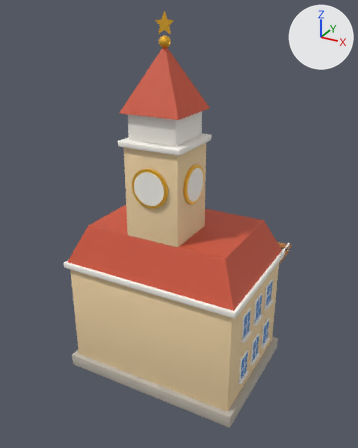
The glTF model assets/skypost/models/postamt.glb, before and after one commit.
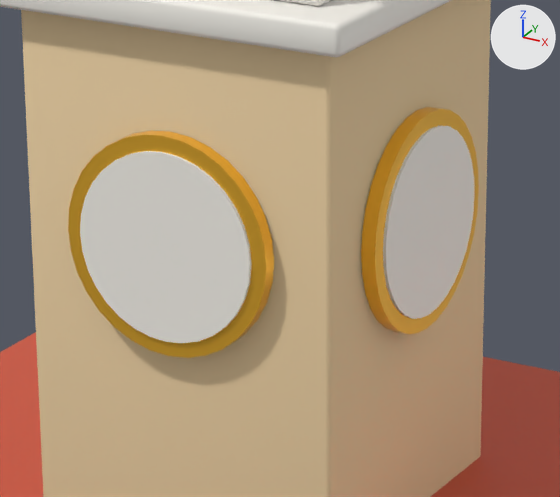
Old and new are each drawn whole from a camera (50 mm lens) standing at (12.91, -23.25, 21.18) and looking at (-2.42, 4.62, 7.25) and again close up on the part from 33% to 61% of the width and 33% to 52% of the height. Lighting does not change. The marker at upper right points along +X, +Y and +Z. The older version's two pictures come first. Objects named as collision shapes, trigger or cutter boxes, shadow casters or lower levels of detail are left out. Where no turn or scale is listed for an object, it has been applied to the vertices. Vertices at exactly the same position are counted once.

Before the edit, the objects in view are built like this:
```python
me_postamt_lod0 = bpy.data.meshes.new('postamt_lod0')
me_postamt_lod0.from_pydata(...)  # 4773 vertices, 8694 faces; spans x -5.5..5.5, y -4.0..17.8, z -2.6..20.9
me_postamt_lod0.materials.append(mat_sp_stone)  # grey #b9b2a6
me_postamt_lod0.materials.append(mat_sp_wall)  # beige #f2d6a8
me_postamt_lod0.materials.append(mat_sp_frame)  # white #fbf8f0
me_postamt_lod0.materials.append(mat_sp_roof)  # red #d0573d
me_postamt_lod0.materials.append(mat_sp_window)  # blue #3a6ea8
me_postamt_lod0.materials.append(mat_sp_wood)  # orange #b87a45
me_postamt_lod0.materials.append(mat_sp_flower)  # red #ff5f7e
me_postamt_lod0.materials.append(mat_sp_leaves)  # green #5fae4a
me_postamt_lod0.materials.append(mat_sp_door)  # brown #7a4a2a
me_postamt_lod0.materials.append(mat_sp_trim)  # blue #2c6fe0
me_postamt_lod0.materials.append(mat_sp_envelope)  # pale yellow #f4ecd8
me_postamt_lod0.materials.append(mat_sp_paper)  # white #fbf7ea
me_postamt_lod0.materials.append(mat_sp_accent)  # orange #ffc23a
me_postamt_lod0.materials.append(mat_sp_white)  # white #f6f2ea
me_postamt_lod0.materials.append(mat_sp_lampwhite)  # beige #fff1c2, glowing beige #fff1c2
ob_postamt_lod0 = bpy.data.objects.new('postamt_lod0', me_postamt_lod0)
ob_postamt_lod0.location = (0.0, 0.0, 0.0)
```
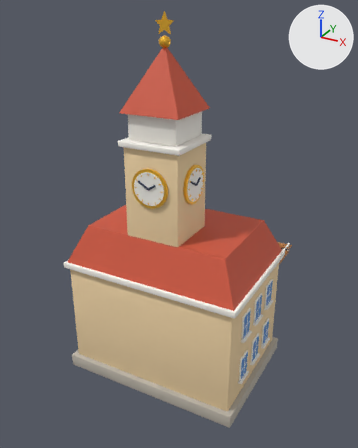
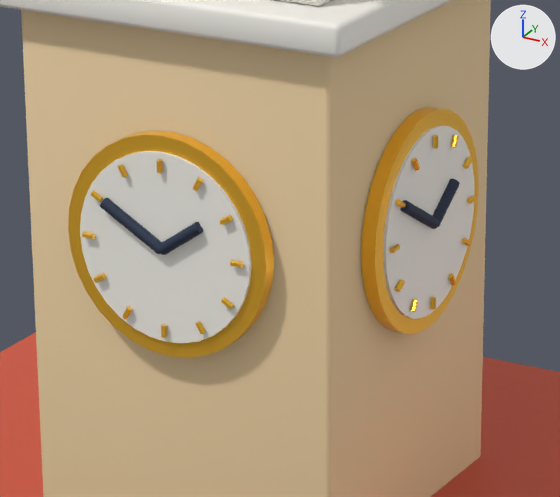
Patch to the scene script:
```diff
--- a/assets/skypost/models/postamt.glb.py
+++ b/assets/skypost/models/postamt.glb.py
@@ me_postamt_lod0 @@
-me_postamt_lod0.from_pydata(...)  # 4773 vertices, 8694 faces; spans x -5.5..5.5, y -4.0..17.8, z -2.6..20.9
+me_postamt_lod0.from_pydata(...)  # 5469 vertices, 9878 faces; spans x -5.5..5.5, y -4.0..17.8, z -2.6..20.9
+# me_postamt_lod0 part 1: a new loose piece, a 6-sided cylinder along z spanning x 1.792..1.848, y -1.224..-1.176, z 13.33..13.44, in mat_sp_accent (orange #ffc23a)
+# me_postamt_lod0 part 2: the loose piece of 12 vertices spanning x 2.1..2.2, y 4.2..4.4, z 0.9..1.5 is copied, and the copy is multiplied about its middle by the matrix ((0.0, -0.179, 0.0), (0.155, 0.0, -0.09), (0.09, 0.0, 0.155)), then moved by (-0.3, -5.9, 12.1), in mat_sp_accent (orange #ffc23a); it spans x 1.8, y -1.6..-1.5, z 13.2..13.3
+# me_postamt_lod0 part 3: the loose piece of 12 vertices spanning x 2.1..2.2, y 4.2..4.4, z 0.9..1.5 is copied, and the copy is multiplied about its middle by the matrix ((0.0, -0.179, 0.0), (0.09, 0.0, -0.155), (0.155, 0.0, 0.09)), then moved by (-0.3, -6.2, 11.8), in mat_sp_accent (orange #ffc23a); it spans x 1.8, y -1.9..-1.8, z 12.9..13.0
+# me_postamt_lod0 part 4: a new loose piece, a 6-sided cylinder along y spanning x 1.796..1.844, y -2.04..-1.93, z 12.572..12.628, in mat_sp_accent (orange #ffc23a)
+# me_postamt_lod0 part 5: the loose piece of 12 vertices spanning x 2.1..2.2, y 4.2..4.4, z 0.9..1.5 is copied, and the copy is multiplied about its middle by the matrix ((0.0, -0.179, 0.0), (-0.09, 0.0, -0.155), (0.155, 0.0, -0.09)), then moved by (-0.3, -6.2, 11.0), in mat_sp_accent (orange #ffc23a); it spans x 1.8, y -1.9..-1.8, z 12.2..12.3
+# me_postamt_lod0 part 6: the loose piece of 12 vertices spanning x 2.1..2.2, y 4.2..4.4, z 0.9..1.5 is copied, and the copy is multiplied about its middle by the matrix ((0.0, -0.179, 0.0), (-0.155, 0.0, -0.09), (0.09, 0.0, -0.155)), then moved by (-0.3, -5.9, 10.7), in mat_sp_accent (orange #ffc23a); it spans x 1.8, y -1.6..-1.5, z 11.9..12.0
+# me_postamt_lod0 part 7: a new loose piece, a 6-sided cylinder along z spanning x 1.792..1.848, y -1.224..-1.176, z 11.76..11.87, in mat_sp_accent (orange #ffc23a)
+# me_postamt_lod0 part 8: the loose piece of 12 vertices spanning x 2.1..2.2, y 4.2..4.4, z 0.9..1.5 is copied, and the copy is multiplied about its middle by the matrix ((0.0, 0.179, 0.0), (0.155, 0.0, 0.09), (0.09, 0.0, -0.155)), then moved by (-0.3, -5.1, 10.7), in mat_sp_accent (orange #ffc23a); it spans x 1.8, y -0.9..-0.8, z 11.9..12.0
+# me_postamt_lod0 part 9: the loose piece of 12 vertices spanning x 2.1..2.2, y 4.2..4.4, z 0.9..1.5 is copied, and the copy is multiplied about its middle by the matrix ((0.0, 0.179, 0.0), (0.09, 0.0, 0.155), (0.155, 0.0, -0.09)), then moved by (-0.3, -4.8, 11.0), in mat_sp_accent (orange #ffc23a); it spans x 1.8, y -0.6..-0.5, z 12.2..12.3
+# me_postamt_lod0 part 10: a new loose piece, a 6-sided cylinder along y spanning x 1.796..1.844, y -0.47..-0.36, z 12.572..12.628, in mat_sp_accent (orange #ffc23a)
+# me_postamt_lod0 part 11: the loose piece of 12 vertices spanning x 2.1..2.2, y 4.2..4.4, z 0.9..1.5 is copied, and the copy is multiplied about its middle by the matrix ((0.0, 0.179, 0.0), (-0.09, 0.0, 0.155), (0.155, 0.0, 0.09)), then moved by (-0.3, -4.8, 11.8), in mat_sp_accent (orange #ffc23a); it spans x 1.8, y -0.6..-0.5, z 12.9..13.0
+# me_postamt_lod0 part 12: the loose piece of 12 vertices spanning x 2.1..2.2, y 4.2..4.4, z 0.9..1.5 is copied, and the copy is multiplied about its middle by the matrix ((0.0, 0.179, 0.0), (-0.155, 0.0, 0.09), (0.09, 0.0, 0.155)), then moved by (-0.3, -5.1, 12.1), in mat_sp_accent (orange #ffc23a); it spans x 1.8, y -0.9..-0.8, z 13.2..13.3
+# me_postamt_lod0 part 13: a new loose piece, a 6-sided cylinder along z spanning x -0.028..0.028, y -3.044..-2.996, z 13.33..13.44, in mat_sp_accent (orange #ffc23a)
+# me_postamt_lod0 part 14: the loose piece of 12 vertices spanning x -2.2..-2.1, y 4.2..4.4, z 0.9..1.5 is copied, and the copy is scaled about its middle by (0.404, 0.467, 0.147), then moved by (1.8, -7.3, 12.1), in mat_sp_accent (orange #ffc23a); it spans x -0.4..-0.3, y -3.0, z 13.2..13.3
+# me_postamt_lod0 part 15: the loose piece of 12 vertices spanning x -2.2..-2.1, y 4.2..4.4, z 0.9..1.5 is copied, and the copy is scaled about its middle by (0.233, 0.467, 0.0846), then moved by (1.5, -7.3, 11.8), in mat_sp_accent (orange #ffc23a); it spans x -0.7..-0.6, y -3.0, z 12.9..13.0
+# me_postamt_lod0 part 16: a new loose piece, a 6-sided cylinder along x spanning x -0.84..-0.73, y -3.044..-2.996, z 12.572..12.628, in mat_sp_accent (orange #ffc23a)
+# me_postamt_lod0 part 17: the loose piece of 12 vertices spanning x -2.2..-2.1, y 4.2..4.4, z 0.9..1.5 is copied, and the copy is scaled about its middle by (-0.233, 0.467, -0.0846), then moved by (1.5, -7.3, 11.0), in mat_sp_accent (orange #ffc23a); it spans x -0.7..-0.6, y -3.0, z 12.2..12.3
+# me_postamt_lod0 part 18: the loose piece of 12 vertices spanning x -2.2..-2.1, y 4.2..4.4, z 0.9..1.5 is copied, and the copy is scaled about its middle by (-0.404, 0.467, -0.147), then moved by (1.8, -7.3, 10.7), in mat_sp_accent (orange #ffc23a); it spans x -0.4..-0.3, y -3.0, z 11.9..12.0
+# me_postamt_lod0 part 19: 336 vertices added at x -1.9..1.9, y -3.1..0.7, z 11.8..13.4
+# other edits to the shape of me_postamt_lod0 do not show in these pictures
 me_postamt_lod0.materials.append(mat_sp_stone)
@@ me_postamt_lod0 @@
 me_postamt_lod0.materials.append(mat_sp_lampwhite)
+me_postamt_lod0.materials.append(mat_sp_dark)  # dark blue #24324a
```

Changed parts and their boxes (x1, y1, x2, y2) in the close-ups (560 x 497 px):
part 1 of me_postamt_lod0, added: after (433, 135, 438, 148)
part 2 of me_postamt_lod0, added: after (411, 158, 420, 171)
part 3 of me_postamt_lod0, added: after (395, 199, 406, 208)
part 4 of me_postamt_lod0, added: after (389, 244, 400, 253)
part 5 of me_postamt_lod0, added: after (395, 279, 405, 292)
part 6 of me_postamt_lod0, added: after (410, 299, 418, 312)
part 7 of me_postamt_lod0, added: after (430, 297, 436, 310)
part 8 of me_postamt_lod0, added: after (448, 274, 456, 286)
part 9 of me_postamt_lod0, added: after (462, 238, 471, 246)
part 10 of me_postamt_lod0, added: after (467, 195, 477, 204)
part 11 of me_postamt_lod0, added: after (463, 156, 473, 169)
part 12 of me_postamt_lod0, added: after (450, 135, 459, 148)
part 13 of me_postamt_lod0, added: after (157, 159, 163, 173)
part 14 of me_postamt_lod0, added: after (118, 164, 128, 177)
part 15 of me_postamt_lod0, added: after (90, 190, 103, 202)
part 16 of me_postamt_lod0, added: after (82, 232, 95, 239)
part 17 of me_postamt_lod0, added: after (93, 273, 106, 283)
part 18 of me_postamt_lod0, added: after (122, 307, 132, 319)
part 19 of me_postamt_lod0, added: after (100, 178, 460, 338)
